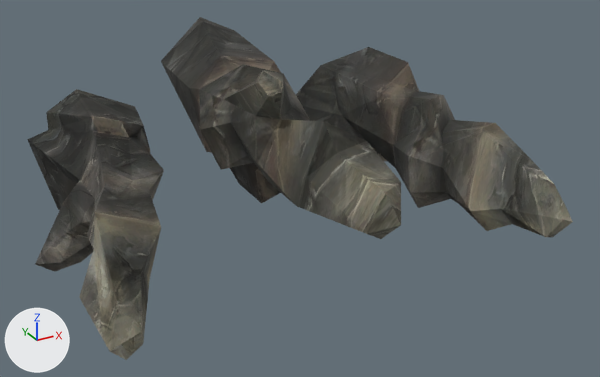
The OBJ model sceneobjs/juqing_fuben_253/juqing_fuben_253_jushi_03_a.obj as it was, and as the next commit left it.
Rendered twice from a 50 mm camera at (-286.0, -641.0, 232.0) aimed at (-13.0, -144.0, -16.0). Every picture has the same lights, and +X, +Y and +Z are marked at lower left. Where no turn or scale is listed for an object, it has been applied to the vertices.

The scene before the commit, as lines of its bpy script (objects in view):
```python
me_juqing_fuben_253_jushi_03_a = bpy.data.meshes.new('juqing_fuben_253_jushi_03_a')
me_juqing_fuben_253_jushi_03_a.from_pydata(...)  # 204 vertices, 373 faces; spans x -195.0..189.0, y -285.0..3.0, z -89.0..91.0
me_juqing_fuben_253_jushi_03_a.materials.append(mat_material_1)  # picture img_juqing_fuben_253_jushi_01_png
ob_juqing_fuben_253_jushi_03_a = bpy.data.objects.new('juqing_fuben_253_jushi_03_a', me_juqing_fuben_253_jushi_03_a)
ob_juqing_fuben_253_jushi_03_a.location = (0.0, 0.0, 0.0)
```
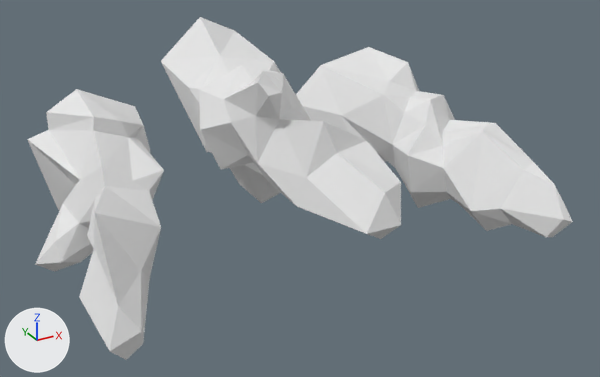
Boxes [x1, y1, x2, y2] around the edits, measured in the pictures (600 x 377 px):
'juqing_fuben_253_jushi_03_a', recoloured (grey to white): [27, 17, 573, 360] in both

The change, as a list of edits to the scene's bpy script:
```text
Add mat_material_1_1:
    mat_material_1_1 = principled_material('material_1')
    mat_material_1_1.base_color = (0.8, 0.8, 0.8)  # white #e7e7e7
    mat_material_1_1.roughness = 1.0
Change me_juqing_fuben_253_jushi_03_a:
    where me_juqing_fuben_253_jushi_03_a.from_pydata(...)  # 204 vertices, 373 faces; spans x -195.0..189.0, y -285.0..3.0, z -89.0..91.0
    remove me_juqing_fuben_253_jushi_03_a.materials.append(mat_material_1)  # picture img_juqing_fuben_253_jushi_01_png
    add me_juqing_fuben_253_jushi_03_a.materials.append(mat_material_1_1)  # white #e7e7e7
```
